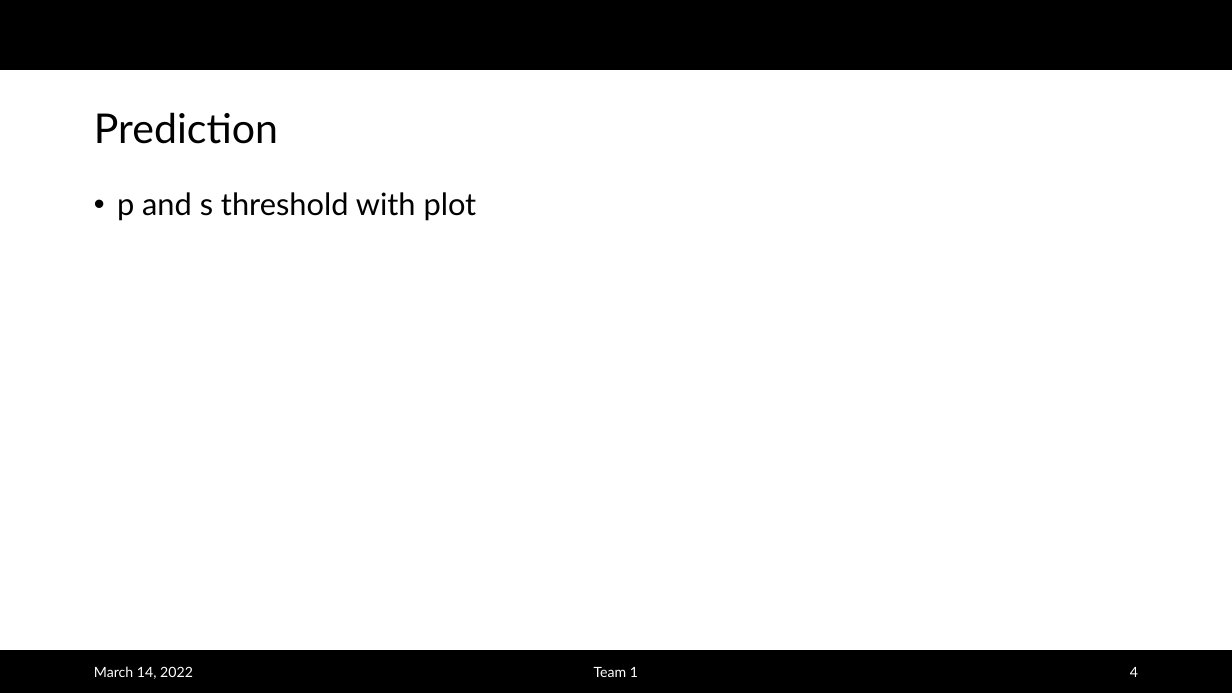
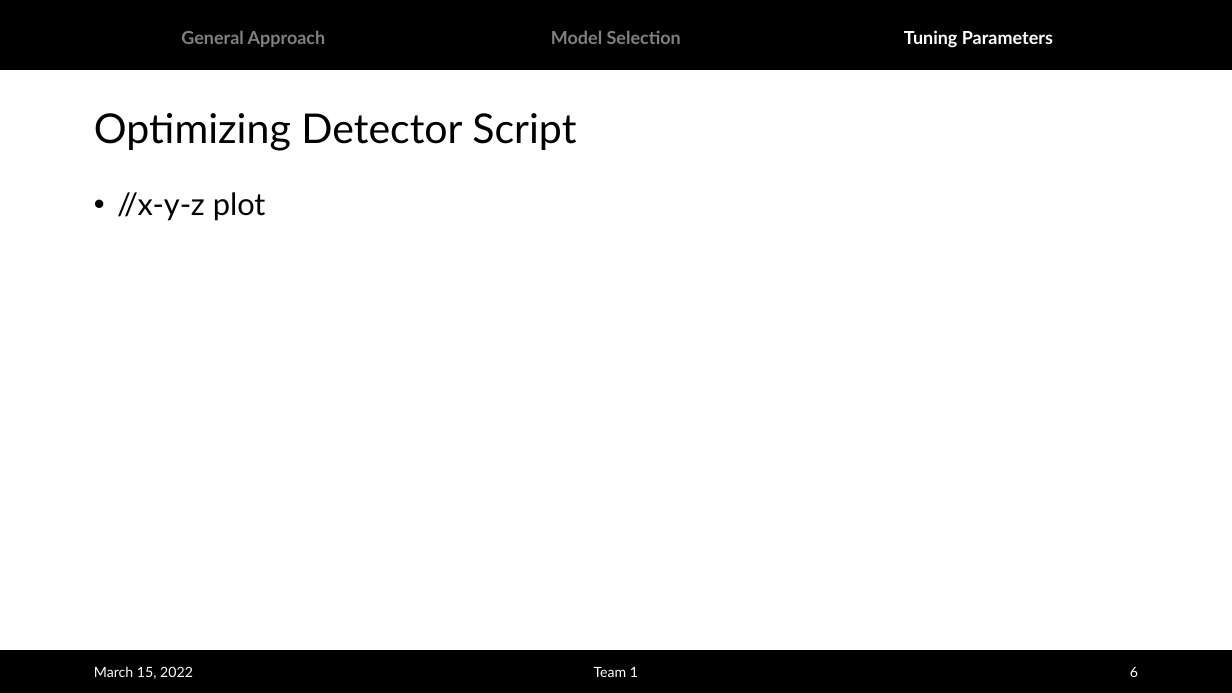
Before and after one commit to albertlk/grillochallenge, a slide deck: slide 6 of Challenge_Team1.pptx (slide 4 before the commit). Drawn at 1232x693 pixels with LibreOffice and Linux fonts; fonts in the diff are those of the drawing; background and template pictures are left out. Boxes give left, top, right and bottom in pixels: in the first picture for what was removed or moved away, otherwise in the second. Text is boxed around its words. In the diff, an @@ line names an element or a change of style, - is before the commit and + after.

```diff
--- a/Challenge_Team1.pptx
+++ b/Challenge_Team1.pptx
@@ text added at (181, 30, 326, 47), 14 pt, text #808080, bold @@
+General Approach
@@ text added at (551, 30, 681, 44), 14 pt, text #808080, bold @@
+Model Selection
@@ text added at (904, 30, 1053, 48), 14 pt, text #FFFFFF, bold @@
+Tuning Parameters
@@ title at (94, 113, 576, 151): text changed @@
-Prediction
+Optimizing Detector Script
@@ text at (117, 192, 266, 221): text changed @@
-• p and s threshold with plot
+• //x-y-z plot
@@ text at (94, 666, 193, 679): text changed @@
-March 14, 2022
+March 15, 2022
@@ page number at (1130, 667, 1138, 677): text changed @@
-4
+6
```
Also in this commit, not shown: 2 other slides changed, 3 slides added, 1 slide removed, 1 other file.
